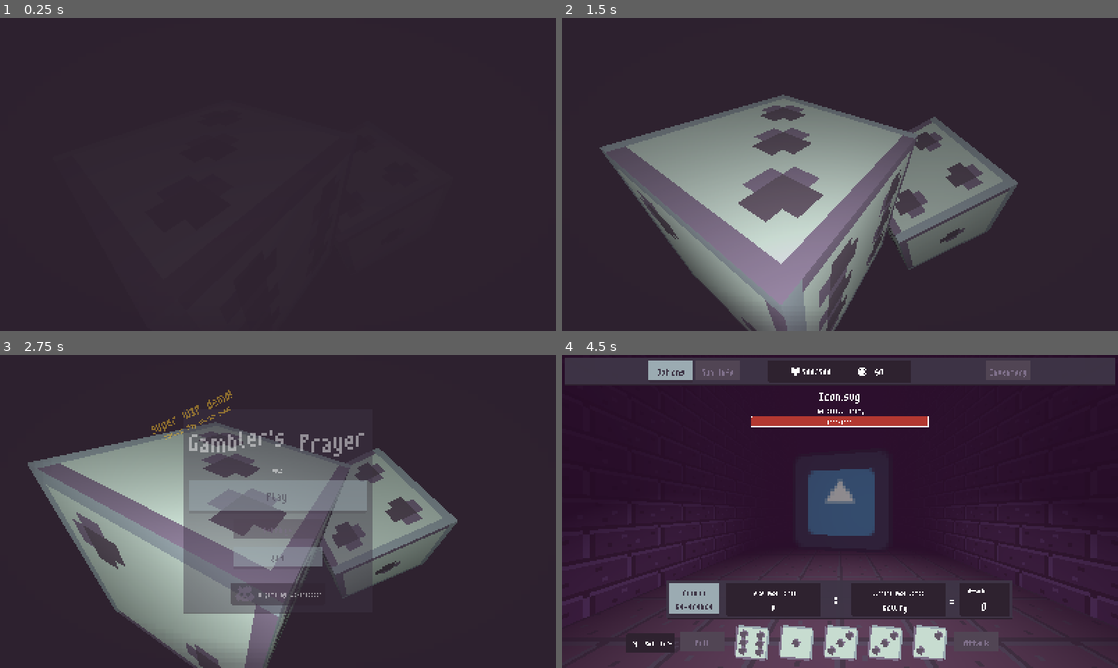
Above: before the commit, frames 1-4 (two rows, left to right).
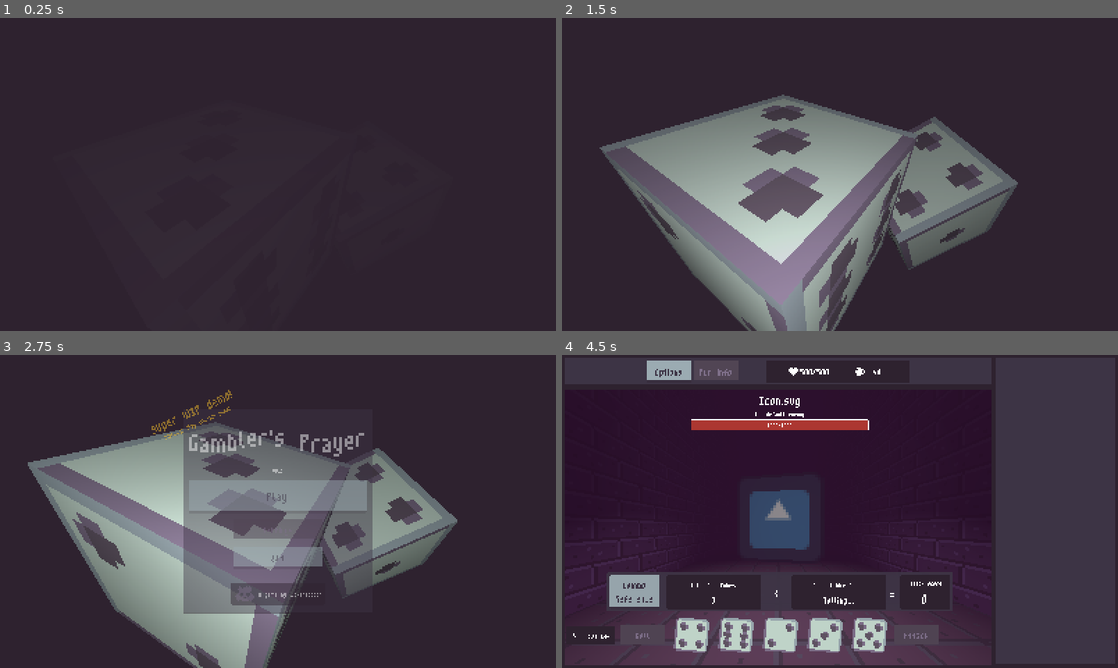
Above: after the commit, the same moments.

Repository: wokeraccoon/DiceGame
Game: Godot game, scene res://scenes/main.tscn
Two runs of this game, one before a commit and one after it. Both use one fixed random seed, a clock stepped at 60 frames per second and the inputs below. The engine's default icon, where the game draws it, is replaced by a stand-in: a white triangle on a blue panel in a dark square.
Inputs:
- Up to frame 1 (0.25 s): no input
- Up to frame 2 (1.5 s): tap Enter (ui_accept) at 0.5, 0.77 s; hold Up (ui_up) 0.53-1.28 s; hold Down (ui_down) from 1.28 s (still down)
- Up to frame 3 (2.75 s): tap Enter (ui_accept) at 1.52 s; release Down (ui_down) at 2.03 s; hold Up (ui_up) from 2.03 s (still down)
- Up to frame 4 (4.5 s): release Up (ui_up) at 2.75 s; click "Play" at 2.75 s; hold Up (ui_up) 3.53-4.28 s; tap Enter (ui_accept) at 3.77 s; hold Down (ui_down) from 4.28 s (still down)

The runs differ from the first frame. In frame 2, 0.2% of the frame differs, in the area x 34-47%, y 95-100%; in frame 3, 0.2%; in frame 4, 30%, in the area x 0-100%, y 1-100%.
Error before the commit: Cannot call method 'get_device_name' on a null value. (res://scenes/debug/debug_stats_panel.gd:14)

Commit message:
redesigned ui

Diff:
--- a/platform_defaults/mobile_settings.gd
+++ b/platform_defaults/mobile_settings.gd
@@ -3,4 +3,4 @@
 func _ready() -> void:
 
 	if OS.has_feature("mobile"):
-		get_tree().root.content_scale_factor = 1
+		get_tree().root.content_scale_factor = 0.8
--- a/project.godot
+++ b/project.godot
@@ -65,4 +65,5 @@
 [rendering]
 
 textures/canvas_textures/default_texture_filter=3
+renderer/rendering_method.mobile="gl_compatibility"
 textures/vram_compression/import_etc2_astc=true
--- a/scenes/debug/debug_stats_panel.gd
+++ b/scenes/debug/debug_stats_panel.gd
@@ -5,15 +5,15 @@
 @onready var fps_label: Label = %FPSLabel
 @onready var os_stats_box: MarginContainer = $VBoxContainer/OSStatsBox
 
-func _ready() -> void:
-	if !OS.has_feature("web"):
-		specs_label.text += "OS: " + OS.get_name()
-		specs_label.text += "\n"
-		specs_label.text += "Distro: " + OS.get_distribution_name() + "\n"
-		specs_label.text += "CPU: " + OS.get_processor_name() + "\n"
-		specs_label.text += "GPU: " + RenderingServer.get_rendering_device().get_device_name()
-	else:
-		os_stats_box.hide()
+#func _ready() -> void:
+	#if !OS.has_feature("web"):
+		#specs_label.text += "OS: " + OS.get_name()
+		#specs_label.text += "\n"
+		#specs_label.text += "Distro: " + OS.get_distribution_name() + "\n"
+		#specs_label.text += "CPU: " + OS.get_processor_name() + "\n"
+		#specs_label.text += "GPU: " + RenderingServer.get_rendering_device().get_device_name()
+	#else:
+		#os_stats_box.hide()
 
 func _process(_delta: float) -> void:
 	fps_label.text = "FPS: " + str(Engine.get_frames_per_second())
--- /dev/null
+++ b/scenes/game/cutout_helper.gd
@@ -0,0 +1,11 @@
+extends MarginContainer
+
+func _ready() -> void:
+	if OS.has_feature('mobile'):
+		show()
+		var display_cutouts : Array[Rect2] = DisplayServer.get_display_cutouts()
+		var cutout_size : Vector2 = display_cutouts[0].size
+
+		custom_minimum_size.x = cutout_size.x
+	else:
+		hide()
--- a/scenes/game/game_manager.gd
+++ b/scenes/game/game_manager.gd
@@ -1,15 +1,12 @@
 class_name GameManager
 extends Node2D
-
-const BATTLE_MANAGER = preload("res://scenes/game/managers/battle_manager/battle_manager.tscn")
 
 @onready var player_manager: PlayerManager = %PlayerManager
 @onready var dice_calculator: DiceCalculator = %DiceCalculator
 
 @onready var top_bar_ui: TopBarUI = %TopBarUI
+@onready var battle_manager: BattleManager = %BattleManager
 
-@onready var battle_ui_layer: CanvasLayer = %BattleUILayer
-var battle_manager : BattleManager
 
 enum ManagerStates {
 	START_STAGE,
@@ -33,7 +30,4 @@
 
 	match manager_state:
 		ManagerStates.START_STAGE:
-			battle_manager = BATTLE_MANAGER.instantiate()
-			battle_ui_layer.add_child(battle_manager)
-
 			battle_manager.start_battle(player_manager,dice_calculator)
--- a/scenes/game/game_manager.tscn
+++ b/scenes/game/game_manager.tscn
@@ -1,12 +1,24 @@
-[gd_scene load_steps=5 format=3 uid="uid://b6hkp7ydpotqs"]
+[gd_scene load_steps=6 format=3 uid="uid://b6hkp7ydpotqs"]
 
 [ext_resource type="Script" uid="uid://v54vb110se7y" path="res://scenes/game/game_manager.gd" id="1_x6pty"]
 [ext_resource type="PackedScene" uid="uid://b2rt1670ts75n" path="res://scenes/game/managers/dice_calculator/dice_calculator.tscn" id="2_ghnn3"]
 [ext_resource type="PackedScene" uid="uid://c8iv0aaoj855d" path="res://scenes/game/managers/player_manager/player_manager.tscn" id="3_o5hsk"]
+[ext_resource type="PackedScene" uid="uid://mjax8ndkjpo" path="res://scenes/game/managers/battle_manager/battle_manager.tscn" id="5_6bobr"]
 [ext_resource type="PackedScene" uid="uid://cv7a1erym7ml7" path="res://scenes/game/top_bar_ui/top_bar_ui.tscn" id="6_u5ytd"]
 
 [node name="GameManager" type="Node2D"]
 script = ExtResource("1_x6pty")
+
+[node name="CanvasLayer" type="CanvasLayer" parent="."]
+layer = -1
+
+[node name="ColorRect" type="ColorRect" parent="CanvasLayer"]
+anchors_preset = 15
+anchor_right = 1.0
+anchor_bottom = 1.0
+grow_horizontal = 2
+grow_vertical = 2
+color = Color(0.180392, 0.133333, 0.184314, 1)
 
 [node name="DiceCalculator" parent="." instance=ExtResource("2_ghnn3")]
 unique_name_in_owner = true
@@ -14,16 +26,67 @@
 [node name="PlayerManager" parent="." instance=ExtResource("3_o5hsk")]
 unique_name_in_owner = true
 
-[node name="WorldLayer" type="CanvasLayer" parent="."]
+[node name="GameLayer" type="CanvasLayer" parent="."]
 
-[node name="BattleUILayer" type="CanvasLayer" parent="."]
+[node name="GameUI" type="HBoxContainer" parent="GameLayer"]
+anchors_preset = 15
+anchor_right = 1.0
+anchor_bottom = 1.0
+grow_horizontal = 2
+grow_vertical = 2
+size_flags_vertical = 3
+
+[node name="VBoxContainer" type="VBoxContainer" parent="GameLayer/GameUI"]
+layout_mode = 2
+size_flags_horizontal = 3
+
+[node name="TopBarUI" parent="GameLayer/GameUI/VBoxContainer" instance=ExtResource("6_u5ytd")]
+unique_name_in_owner = true
+layout_mode = 2
+size_flags_vertical = 0
+
+[node name="HBoxContainer" type="HBoxContainer" parent="GameLayer/GameUI/VBoxContainer"]
+layout_mode = 2
+size_flags_vertical = 3
+
+[node name="MarginContainer" type="MarginContainer" parent="GameLayer/GameUI/VBoxContainer/HBoxContainer"]
+layout_mode = 2
+size_flags_horizontal = 3
+size_flags_vertical = 3
+theme_override_constants/margin_left = 8
+theme_override_constants/margin_right = 8
+theme_override_constants/margin_bottom = 8
+
+[node name="Panel" type="Panel" parent="GameLayer/GameUI/VBoxContainer/HBoxContainer/MarginContainer"]
+clip_children = 1
+layout_mode = 2
+
+[node name="SubViewportContainer" type="SubViewportContainer" parent="GameLayer/GameUI/VBoxContainer/HBoxContainer/MarginContainer/Panel"]
+texture_filter = 1
+layout_mode = 1
+anchors_preset = 15
+anchor_right = 1.0
+anchor_bottom = 1.0
+grow_horizontal = 2
+grow_vertical = 2
+stretch = true
+
+[node name="SubViewport" type="SubViewport" parent="GameLayer/GameUI/VBoxContainer/HBoxContainer/MarginContainer/Panel/SubViewportContainer"]
+handle_input_locally = false
+anisotropic_filtering_level = 0
+canvas_item_default_texture_filter = 0
+size = Vector2i(908, 612)
+render_target_update_mode = 4
+
+[node name="BattleManager" parent="GameLayer/GameUI/VBoxContainer/HBoxContainer/MarginContainer/Panel/SubViewportContainer/SubViewport" instance=ExtResource("5_6bobr")]
 unique_name_in_owner = true
 
-[node name="TraversingLayer" type="CanvasLayer" parent="."]
-visible = false
+[node name="MarginContainer" type="MarginContainer" parent="GameLayer/GameUI"]
+custom_minimum_size = Vector2(352, 147.7)
+layout_mode = 2
+theme_override_constants/margin_top = 8
+theme_override_constants/margin_right = 8
+theme_override_constants/margin_bottom = 8
 
-[node name="InfoBarLayer" type="CanvasLayer" parent="."]
-layer = 5
-
-[node name="TopBarUI" parent="InfoBarLayer" instance=ExtResource("6_u5ytd")]
-unique_name_in_owner = true
+[node name="Panel" type="Panel" parent="GameLayer/GameUI/MarginContainer"]
+layout_mode = 2
--- a/scenes/game/managers/battle_manager/battle_manager.tscn
+++ b/scenes/game/managers/battle_manager/battle_manager.tscn
@@ -23,6 +23,7 @@
 grow_vertical = 2
 stretch = true
 stretch_shrink = 4
+metadata/_edit_use_anchors_ = true
 
 [node name="WorldSubViewport" type="SubViewport" parent="SubViewportContainer"]
 unique_name_in_owner = true
@@ -33,17 +34,26 @@
 [node name="BattleStage3D" parent="SubViewportContainer/WorldSubViewport" instance=ExtResource("3_7e5o1")]
 unique_name_in_owner = true
 
-[node name="PlayerDiceUI" parent="." instance=ExtResource("2_crwhu")]
-unique_name_in_owner = true
-visible = false
-
 [node name="EnemyInfoUI" parent="." instance=ExtResource("3_p8obw")]
 unique_name_in_owner = true
-visible = false
+anchors_preset = -1
+anchor_left = 0.0
+anchor_right = 0.8
+anchor_bottom = 0.8
+offset_right = 256.0
+offset_bottom = 144.0
+grow_vertical = 2
+metadata/_edit_use_anchors_ = true
 
 [node name="EnemyDiceUI" parent="." instance=ExtResource("4_7e5o1")]
 unique_name_in_owner = true
 visible = false
+anchors_preset = -1
+anchor_right = 0.8
+anchor_bottom = 0.8
+offset_right = 256.0
+offset_bottom = 144.0
+metadata/_edit_use_anchors_ = true
 
 [node name="EnemyDamageTextSpawner" type="Control" parent="."]
 unique_name_in_owner = true
@@ -55,6 +65,16 @@
 anchor_bottom = 0.5
 grow_horizontal = 2
 grow_vertical = 2
+metadata/_edit_use_anchors_ = true
+
+[node name="PlayerDiceUI" parent="." instance=ExtResource("2_crwhu")]
+unique_name_in_owner = true
+anchors_preset = -1
+anchor_right = 0.8
+anchor_bottom = 0.8
+offset_right = 256.0
+offset_bottom = 144.0
+metadata/_edit_use_anchors_ = true
 
 [connection signal="enemy_died" from="EnemyManager" to="." method="_on_enemy_manager_enemy_died"]
 [connection signal="battle_ready" from="SubViewportContainer/WorldSubViewport/BattleStage3D" to="." method="_on_battle_stage_3d_battle_ready"]
--- a/scenes/game/managers/battle_manager/battle_stage/battle_ui/enemy_info_ui.tscn
+++ b/scenes/game/managers/battle_manager/battle_stage/battle_ui/enemy_info_ui.tscn
@@ -17,10 +17,6 @@
 anchor_right = 1.0
 grow_horizontal = 2
 alignment = 1
-
-[node name="MarginContainer" type="MarginContainer" parent="VBoxContainer"]
-custom_minimum_size = Vector2(0, 86)
-layout_mode = 2
 
 [node name="EnemyNameLabel" type="Label" parent="VBoxContainer"]
 unique_name_in_owner = true
--- a/scenes/game/map_ui/map_ui.tscn
+++ b/scenes/game/map_ui/map_ui.tscn
@@ -226,18 +226,18 @@
 horizontal_alignment = 1
 vertical_alignment = 1
 
-[connection signal="toggled" from="MarginContainer2/MarginContainer/MapStepsHBox/@VBoxContainer@185257/MapOption" to="MarginContainer2/MarginContainer/MapStepsHBox/@VBoxContainer@185257/MapOption" method="_on_toggled"]
-[connection signal="toggled" from="MarginContainer2/MarginContainer/MapStepsHBox/@VBoxContainer@185258/MapOption" to="MarginContainer2/MarginContainer/MapStepsHBox/@VBoxContainer@185258/MapOption" method="_on_toggled"]
-[connection signal="toggled" from="MarginContainer2/MarginContainer/MapStepsHBox/@VBoxContainer@185259/MapOption" to="MarginContainer2/MarginContainer/MapStepsHBox/@VBoxContainer@185259/MapOption" method="_on_toggled"]
-[connection signal="toggled" from="MarginContainer2/MarginContainer/MapStepsHBox/@VBoxContainer@185259/@Button@185260" to="MarginContainer2/MarginContainer/MapStepsHBox/@VBoxContainer@185259/@Button@185260" method="_on_toggled"]
-[connection signal="toggled" from="MarginContainer2/MarginContainer/MapStepsHBox/@VBoxContainer@185261/MapOption" to="MarginContainer2/MarginContainer/MapStepsHBox/@VBoxContainer@185261/MapOption" method="_on_toggled"]
-[connection signal="toggled" from="MarginContainer2/MarginContainer/MapStepsHBox/@VBoxContainer@185262/MapOption" to="MarginContainer2/MarginContainer/MapStepsHBox/@VBoxContainer@185262/MapOption" method="_on_toggled"]
-[connection signal="toggled" from="MarginContainer2/MarginContainer/MapStepsHBox/@VBoxContainer@185262/@Button@185263" to="MarginContainer2/MarginContainer/MapStepsHBox/@VBoxContainer@185262/@Button@185263" method="_on_toggled"]
-[connection signal="toggled" from="MarginContainer2/MarginContainer/MapStepsHBox/@VBoxContainer@185264/MapOption" to="MarginContainer2/MarginContainer/MapStepsHBox/@VBoxContainer@185264/MapOption" method="_on_toggled"]
-[connection signal="toggled" from="MarginContainer2/MarginContainer/MapStepsHBox/@VBoxContainer@185265/MapOption" to="MarginContainer2/MarginContainer/MapStepsHBox/@VBoxContainer@185265/MapOption" method="_on_toggled"]
-[connection signal="toggled" from="MarginContainer2/MarginContainer/MapStepsHBox/@VBoxContainer@185265/@Button@185266" to="MarginContainer2/MarginContainer/MapStepsHBox/@VBoxContainer@185265/@Button@185266" method="_on_toggled"]
-[connection signal="toggled" from="MarginContainer2/MarginContainer/MapStepsHBox/@VBoxContainer@185267/MapOption" to="MarginContainer2/MarginContainer/MapStepsHBox/@VBoxContainer@185267/MapOption" method="_on_toggled"]
-[connection signal="toggled" from="MarginContainer2/MarginContainer/MapStepsHBox/@VBoxContainer@185268/MapOption" to="MarginContainer2/MarginContainer/MapStepsHBox/@VBoxContainer@185268/MapOption" method="_on_toggled"]
-[connection signal="toggled" from="MarginContainer2/MarginContainer/MapStepsHBox/@VBoxContainer@185268/@Button@185269" to="MarginContainer2/MarginContainer/MapStepsHBox/@VBoxContainer@185268/@Button@185269" method="_on_toggled"]
-[connection signal="toggled" from="MarginContainer2/MarginContainer/MapStepsHBox/@VBoxContainer@185270/MapOption" to="MarginContainer2/MarginContainer/MapStepsHBox/@VBoxContainer@185270/MapOption" method="_on_toggled"]
-[connection signal="toggled" from="MarginContainer2/MarginContainer/MapStepsHBox/@VBoxContainer@185271/MapOption" to="MarginContainer2/MarginContainer/MapStepsHBox/@VBoxContainer@185271/MapOption" method="_on_toggled"]
+[connection signal="toggled" from="MarginContainer2/MarginContainer/MapStepsHBox/@VBoxContainer@21757/MapOption" to="MarginContainer2/MarginContainer/MapStepsHBox/@VBoxContainer@21757/MapOption" method="_on_toggled"]
+[connection signal="toggled" from="MarginContainer2/MarginContainer/MapStepsHBox/@VBoxContainer@21758/MapOption" to="MarginContainer2/MarginContainer/MapStepsHBox/@VBoxContainer@21758/MapOption" method="_on_toggled"]
+[connection signal="toggled" from="MarginContainer2/MarginContainer/MapStepsHBox/@VBoxContainer@21759/MapOption" to="MarginContainer2/MarginContainer/MapStepsHBox/@VBoxContainer@21759/MapOption" method="_on_toggled"]
+[connection signal="toggled" from="MarginContainer2/MarginContainer/MapStepsHBox/@VBoxContainer@21759/@Button@21760" to="MarginContainer2/MarginContainer/MapStepsHBox/@VBoxContainer@21759/@Button@21760" method="_on_toggled"]
+[connection signal="toggled" from="MarginContainer2/MarginContainer/MapStepsHBox/@VBoxContainer@21761/MapOption" to="MarginContainer2/MarginContainer/MapStepsHBox/@VBoxContainer@21761/MapOption" method="_on_toggled"]
+[connection signal="toggled" from="MarginContainer2/MarginContainer/MapStepsHBox/@VBoxContainer@21762/MapOption" to="MarginContainer2/MarginContainer/MapStepsHBox/@VBoxContainer@21762/MapOption" method="_on_toggled"]
+[connection signal="toggled" from="MarginContainer2/MarginContainer/MapStepsHBox/@VBoxContainer@21762/@Button@21763" to="MarginContainer2/MarginContainer/MapStepsHBox/@VBoxContainer@21762/@Button@21763" method="_on_toggled"]
+[connection signal="toggled" from="MarginContainer2/MarginContainer/MapStepsHBox/@VBoxContainer@21764/MapOption" to="MarginContainer2/MarginContainer/MapStepsHBox/@VBoxContainer@21764/MapOption" method="_on_toggled"]
+[connection signal="toggled" from="MarginContainer2/MarginContainer/MapStepsHBox/@VBoxContainer@21765/MapOption" to="MarginContainer2/MarginContainer/MapStepsHBox/@VBoxContainer@21765/MapOption" method="_on_toggled"]
+[connection signal="toggled" from="MarginContainer2/MarginContainer/MapStepsHBox/@VBoxContainer@21765/@Button@21766" to="MarginContainer2/MarginContainer/MapStepsHBox/@VBoxContainer@21765/@Button@21766" method="_on_toggled"]
+[connection signal="toggled" from="MarginContainer2/MarginContainer/MapStepsHBox/@VBoxContainer@21767/MapOption" to="MarginContainer2/MarginContainer/MapStepsHBox/@VBoxContainer@21767/MapOption" method="_on_toggled"]
+[connection signal="toggled" from="MarginContainer2/MarginContainer/MapStepsHBox/@VBoxContainer@21768/MapOption" to="MarginContainer2/MarginContainer/MapStepsHBox/@VBoxContainer@21768/MapOption" method="_on_toggled"]
+[connection signal="toggled" from="MarginContainer2/MarginContainer/MapStepsHBox/@VBoxContainer@21768/@Button@21769" to="MarginContainer2/MarginContainer/MapStepsHBox/@VBoxContainer@21768/@Button@21769" method="_on_toggled"]
+[connection signal="toggled" from="MarginContainer2/MarginContainer/MapStepsHBox/@VBoxContainer@21770/MapOption" to="MarginContainer2/MarginContainer/MapStepsHBox/@VBoxContainer@21770/MapOption" method="_on_toggled"]
+[connection signal="toggled" from="MarginContainer2/MarginContainer/MapStepsHBox/@VBoxContainer@21771/MapOption" to="MarginContainer2/MarginContainer/MapStepsHBox/@VBoxContainer@21771/MapOption" method="_on_toggled"]
--- a/scenes/game/top_bar_ui/top_bar_ui.tscn
+++ b/scenes/game/top_bar_ui/top_bar_ui.tscn
@@ -19,6 +19,54 @@
 "transitions": PackedFloat32Array(1, 1),
 "update": 0,
 "values": [Color(0.909804, 0.231373, 0.231373, 1), Color(1, 1, 1, 1)]
+}
+
+[sub_resource type="Animation" id="Animation_bjuhr"]
+resource_name = "HEALTH_HEALING"
+length = 0.5
+tracks/0/type = "value"
+tracks/0/imported = false
+tracks/0/enabled = true
+tracks/0/path = NodePath("HBoxContainer/MarginContainer/HBoxContainer/MarginContainer3/MarginContainer/HBoxContainer/HBoxContainer:modulate")
+tracks/0/interp = 1
+tracks/0/loop_wrap = true
+tracks/0/keys = {
+"times": PackedFloat32Array(0, 0.5),
+"transitions": PackedFloat32Array(1, 1),
+"update": 0,
+"values": [Color(0.117647, 0.737255, 0.45098, 1), Color(1, 1, 1, 1)]
+}
+
+[sub_resource type="Animation" id="Animation_fuwpg"]
+resource_name = "MONEY_ADD"
+length = 0.5
+tracks/0/type = "value"
+tracks/0/imported = false
+tracks/0/enabled = true
+tracks/0/path = NodePath("HBoxContainer/MarginContainer/HBoxContainer/MarginContainer3/MarginContainer/HBoxContainer/HBoxContainer2:modulate")
+tracks/0/interp = 1
+tracks/0/loop_wrap = true
+tracks/0/keys = {
+"times": PackedFloat32Array(0, 0.5),
+"transitions": PackedFloat32Array(1, 1),
+"update": 0,
+"values": [Color(0.984314, 1, 0.52549, 1), Color(1, 1, 1, 1)]
+}
+
+[sub_resource type="Animation" id="Animation_lg1t4"]
+resource_name = "MONEY_REMOVE"
+length = 0.5
+tracks/0/type = "value"
+tracks/0/imported = false
+tracks/0/enabled = true
+tracks/0/path = NodePath("HBoxContainer/MarginContainer/HBoxContainer/MarginContainer3/MarginContainer/HBoxContainer/HBoxContainer2:modulate")
+tracks/0/interp = 1
+tracks/0/loop_wrap = true
+tracks/0/keys = {
+"times": PackedFloat32Array(0, 0.5),
+"transitions": PackedFloat32Array(1, 1),
+"update": 0,
+"values": [Color(0.803922, 0.407843, 0.239216, 1), Color(1, 1, 1, 1)]
 }
 
 [sub_resource type="Animation" id="Animation_hx50f"]
@@ -46,54 +94,6 @@
 "transitions": PackedFloat32Array(1),
 "update": 0,
 "values": [Color(1, 1, 1, 1)]
-}
-
-[sub_resource type="Animation" id="Animation_bjuhr"]
-resource_name = "HEALTH_HEALING"
-length = 0.5
-tracks/0/type = "value"
-tracks/0/imported = false
-tracks/0/enabled = true
-tracks/0/path = NodePath("HBoxContainer/MarginContainer/HBoxContainer/MarginContainer3/MarginContainer/HBoxContainer/HBoxContainer:modulate")
-tracks/0/interp = 1
-tracks/0/loop_wrap = true
-tracks/0/keys = {
-"times": PackedFloat32Array(0, 0.5),
-"transitions": PackedFloat32Array(1, 1),
-"update": 0,
-"values": [Color(0.117647, 0.737255, 0.45098, 1), Color(1, 1, 1, 1)]
-}
-
-[sub_resource type="Animation" id="Animation_fuwpg"]
-resource_name = "MONEY_ADD"
-length = 0.5
-tracks/0/type = "value"
-tracks/0/imported = false
-tracks/0/enabled = true
-tracks/0/path = NodePath("HBoxContainer/MarginContainer/HBoxContainer/MarginContainer3/MarginContainer/HBoxContainer/HBoxContainer2:modulate")
-tracks/0/interp = 1
-tracks/0/loop_wrap = true
-tracks/0/keys = {
-"times": PackedFloat32Array(0, 0.5),
-"transitions": PackedFloat32Array(1, 1),
-"update": 0,
-"values": [Color(0.984314, 1, 0.52549, 1), Color(1, 1, 1, 1)]
-}
-
-[sub_resource type="Animation" id="Animation_lg1t4"]
-resource_name = "MONEY_REMOVE"
-length = 0.5
-tracks/0/type = "value"
-tracks/0/imported = false
-tracks/0/enabled = true
-tracks/0/path = NodePath("HBoxContainer/MarginContainer/HBoxContainer/MarginContainer3/MarginContainer/HBoxContainer/HBoxContainer2:modulate")
-tracks/0/interp = 1
-tracks/0/loop_wrap = true
-tracks/0/keys = {
-"times": PackedFloat32Array(0, 0.5),
-"transitions": PackedFloat32Array(1, 1),
-"update": 0,
-"values": [Color(0.803922, 0.407843, 0.239216, 1), Color(1, 1, 1, 1)]
 }
 
 [sub_resource type="AnimationLibrary" id="AnimationLibrary_fuwpg"]
@@ -221,23 +221,6 @@
 text = "$0"
 horizontal_alignment = 1
 
-[node name="MarginContainer2" type="MarginContainer" parent="HBoxContainer/MarginContainer/HBoxContainer"]
-custom_minimum_size = Vector2(64, 0)
-layout_mode = 2
-size_flags_horizontal = 3
-
-[node name="MarginContainer4" type="MarginContainer" parent="HBoxContainer/MarginContainer/HBoxContainer"]
-custom_minimum_size = Vector2(128, 0)
-layout_mode = 2
-size_flags_horizontal = 3
-
-[node name="InventoryButton" type="Button" parent="HBoxContainer/MarginContainer/HBoxContainer"]
-unique_name_in_owner = true
-custom_minimum_size = Vector2(128, 64)
-layout_mode = 2
-disabled = true
-text = "Inventory"
-
 [node name="MarginContainer4" type="MarginContainer" parent="HBoxContainer"]
 custom_minimum_size = Vector2(64, 0)
 layout_mode = 2
--- a/scenes/main_menu/main_menu_ui.tscn
+++ b/scenes/main_menu/main_menu_ui.tscn
@@ -1,8 +1,7 @@
-[gd_scene load_steps=12 format=3 uid="uid://n3qds18fabsn"]
+[gd_scene load_steps=11 format=3 uid="uid://n3qds18fabsn"]
 
 [ext_resource type="Script" uid="uid://ccs4n8wx8a2fg" path="res://scenes/main_menu/main_menu_ui.gd" id="1_c7op6"]
 [ext_resource type="PackedScene" uid="uid://cxccrwe47j83a" path="res://scenes/main_menu/main_menu_background.tscn" id="2_lhs03"]
-[ext_resource type="PackedScene" uid="uid://bt7hu8n4rfque" path="res://gui_assets/vignette.tscn" id="3_rfupy"]
 [ext_resource type="Texture2D" uid="uid://c2rulvjndiu8m" path="res://gui_assets/wokeraccoon-logo.png" id="4_lhs03"]
 [ext_resource type="StyleBox" uid="uid://cicxvr8nl2f60" path="res://gui_assets/panel/panel_alt.tres" id="4_rfupy"]
 
@@ -145,9 +144,6 @@
 
 [node name="MainMenuBackground" parent="SubViewportContainer/SubViewport" instance=ExtResource("2_lhs03")]
 
-[node name="Vignette" parent="." instance=ExtResource("3_rfupy")]
-layout_mode = 1
-
 [node name="MarginContainer" type="MarginContainer" parent="."]
 visible = false
 layout_mode = 1
Not shown, added: scenes/game/cutout_helper.gd.uid
Not shown: 1 places in scenes/game/managers/battle_manager/battle_manager.tscn that only renumber resources
